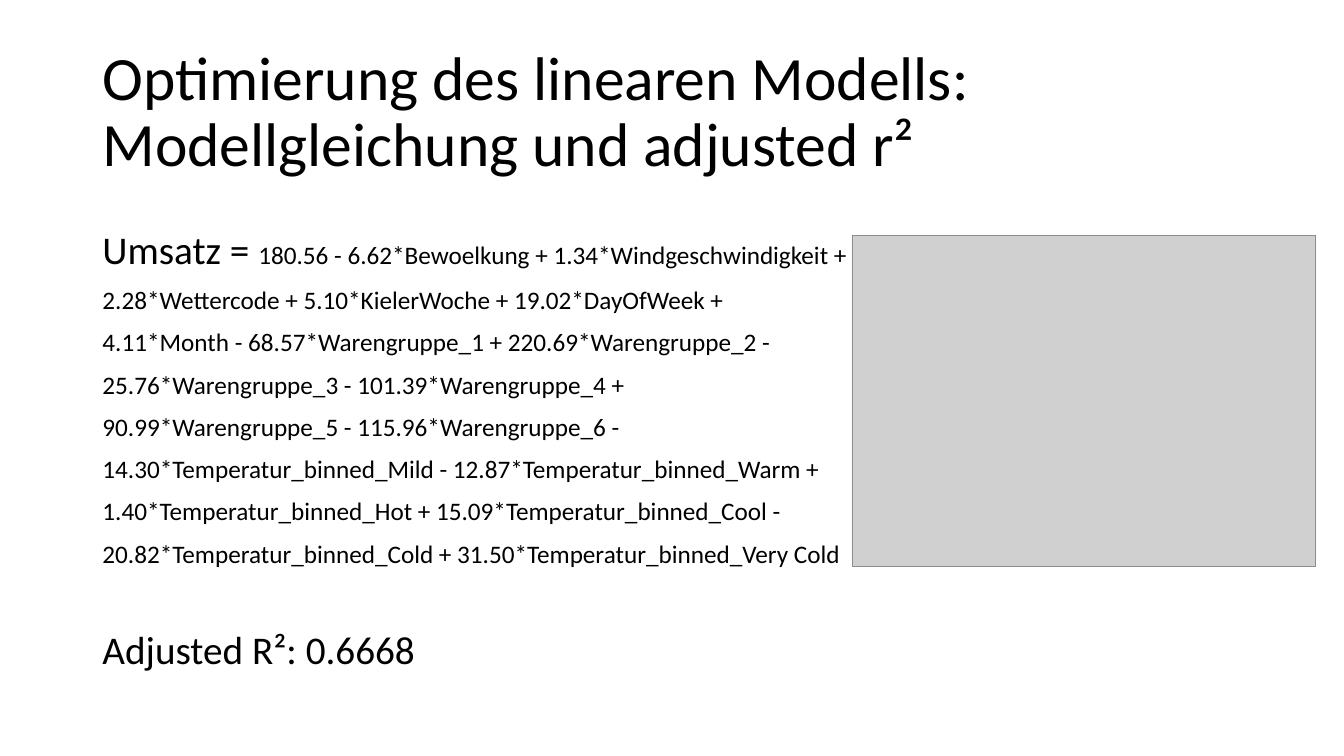
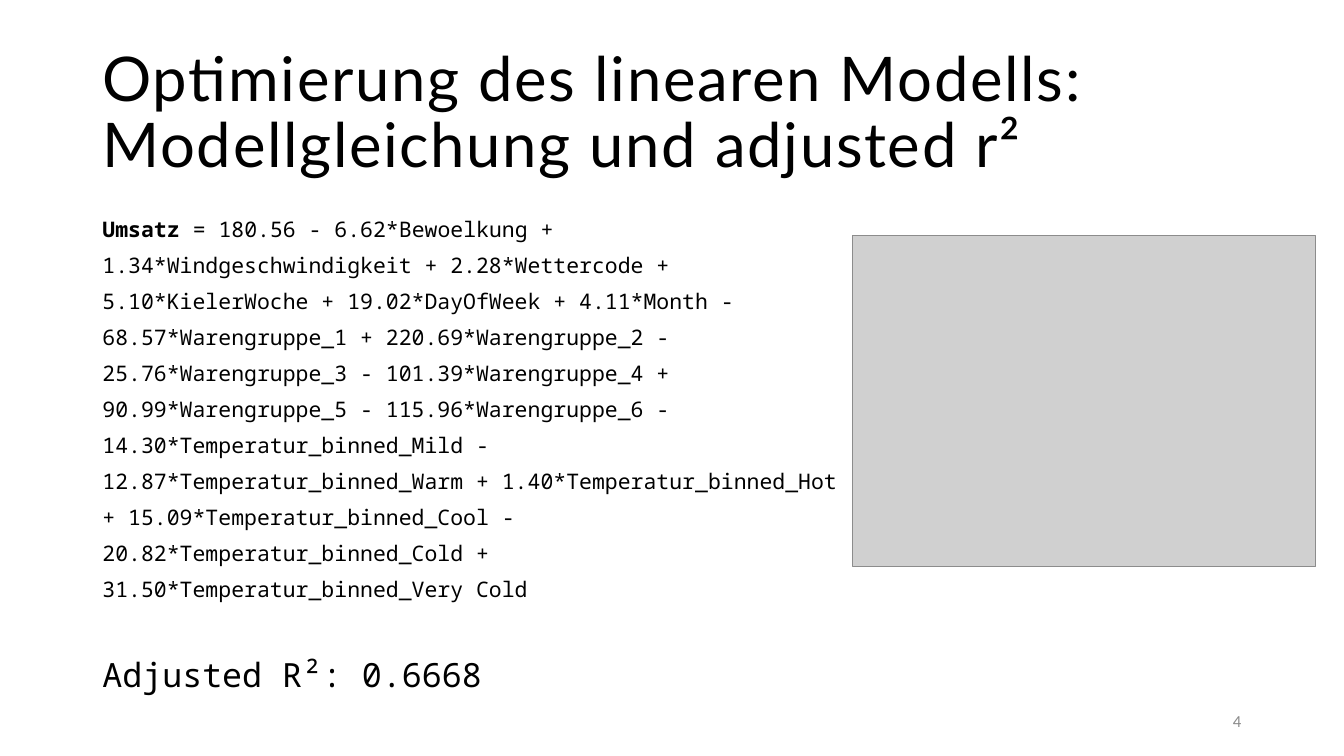
Before and after one commit to tobiassae/datasciencebakery-group-2, a slide deck: slide 4 of 4_Presentation/Bakery sales predictions.pptx. Drawn at 1344x756 pixels with LibreOffice and Linux fonts; fonts in the diff are those of the drawing; grey boxes stand for pictures. Boxes give left, top, right and bottom in pixels: in the first picture for what was removed or moved away, otherwise in the second. Text is boxed around its words. In the diff, an @@ line names an element or a change of style, - is before the commit and + after.

```diff
--- a/4_Presentation/Bakery sales predictions.pptx
+++ b/4_Presentation/Bakery sales predictions.pptx
@@ text "Optimierung des linearen Modells: Modellgleichung ..." at <box>102,55,1081,179</box>: font Calibri to Lato, letter spacing 0 to 1.2 pt @@
@@ text "Umsatz = 180.56 - 6.62*Bewoelkung ..." at <box>102,220,837,695</box>: size 28 to 15.3 pt in "Umsatz ="; size 18 to 15.3 pt, font Calibri to Noto Sans Mono; bold on in "Umsatz"; size 28 to 23.8 pt in "Adjusted R²: 0.6668" @@
@@ page number added at <box>1233,716,1241,727</box>, 12 pt, text #8C8C8C @@
+4
```
Also in this commit, not shown: 9 other slides changed, 1 other file.
